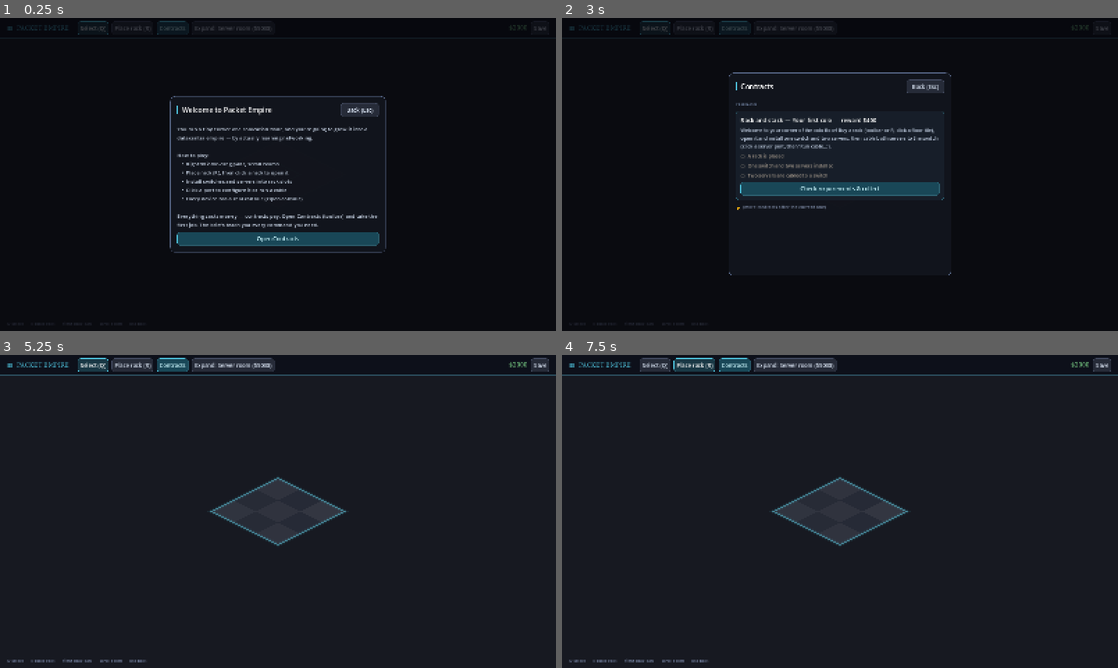
Above: before the commit, frames 1-4 (two rows, left to right).
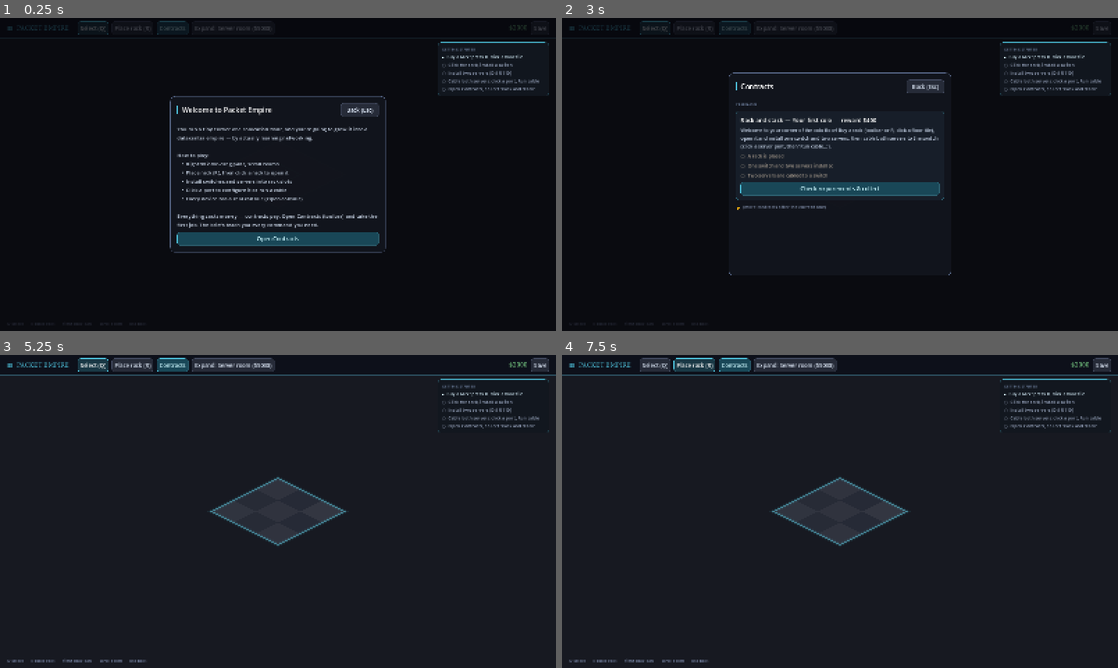
Above: after the commit, the same moments.

Repository: alukacs03/packet-empire
Game: Godot game, scene res://scenes/main.tscn
The game is run twice, just before and just after one commit, with the same random seed, the same clock (stepped at 60 frames per second) and the same inputs.
Inputs (mouse positions are in pixels of both pictures, inside the frame that each line leads up to):
- Up to frame 1 (0.25 s): no input
- Up to frame 2 (3 s): click "Select (Q)" at 0.5 s; click "Place rack (R)" at 1.25 s; click "Contracts" at 2 s; click "Open Contracts" at 2.75 s
- Up to frame 3 (5.25 s): click "Check requirements & collect" at 3.5 s; click "Expand: Server room ($5000)" at 4.25 s; click "Back (Esc)" at 5 s
- Up to frame 4 (7.5 s): click "Save" at 5.75 s; move the mouse to (962, 495) at 6.52 s; hold Up 6.53-7.25 s; tap Tab at 6.6 s; click (962, 495) at 6.67 s; tap R at 7.25 s; drag from (728, 527) to (812, 574) at 7.27 s

The runs differ from the first frame. In frame 1, 0.8% of the frame differs, in the area x 78-99%, y 7-25%; in frame 2, 0.8%; in frame 3, 0.6%; in frame 4, 0.6%.

Commit message:
Guided tutorial checklist for the first minutes
Non-modal top-right checklist tracks live state through the first
loop — buy a rack, install a switch and two servers, cable them,
collect the first contract — with the current step highlighted. It
disappears once 'Rack and stack' pays out; from there the contract
briefs carry the teaching (they include exact commands per vendor).

Closes #5

Co-Authored-By: Claude Fable 5 <noreply@anthropic.com>
Claude-Session: https://claude.ai/code/session_01EKD4BHa7oP7MbaV92exfB1

Diff:
--- a/scripts/ui.gd
+++ b/scripts/ui.gd
@@ -45,6 +45,8 @@
 var if_cable_btn: Button
 
 var welcome_overlay: Control
+var tutorial_panel: PanelContainer
+var tutorial_box: VBoxContainer
 var contracts_overlay: Control
 var contracts_box: VBoxContainer
 var vlan_section: VBoxContainer
@@ -73,6 +75,9 @@
 	_build_if_overlay()
 	_build_contracts_overlay()
 	_build_welcome()
+	_build_tutorial()
+	Game.topology_changed.connect(_refresh_tutorial)
+	Game.money_changed.connect(_refresh_tutorial)
 	Game.topology_changed.connect(_refresh_open)
 	Game.topology_changed.connect(_refresh_money)
 	Game.money_changed.connect(_refresh_money)
@@ -684,6 +689,66 @@
 	_menu(if_cable_btn, labels, func(id: int) -> void:
 		Game.connect_ifaces(cur_if, targets[id])
 		_refresh_iface())
+
+# ---------- tutorial checklist ----------
+
+func _build_tutorial() -> void:
+	tutorial_panel = PanelContainer.new()
+	tutorial_panel.theme = theme_res
+	tutorial_panel.set_anchors_preset(Control.PRESET_TOP_RIGHT)
+	tutorial_panel.position = Vector2(-340, 70)
+	tutorial_panel.custom_minimum_size = Vector2(320, 0)
+	tutorial_panel.add_theme_stylebox_override("panel", _sb(Color(0.07, 0.09, 0.12, 0.94), ACCENT * Color(1, 1, 1, 0.5), 8, 12))
+	add_child(tutorial_panel)
+	tutorial_box = VBoxContainer.new()
+	tutorial_box.add_theme_constant_override("separation", 5)
+	tutorial_panel.add_child(tutorial_box)
+	_refresh_tutorial()
+
+func _refresh_tutorial() -> void:
+	if tutorial_panel == null:
+		return
+	if "rackup" in Game.contracts_done:
+		tutorial_panel.visible = false
+		return
+	tutorial_panel.visible = true
+	for c in tutorial_box.get_children():
+		c.queue_free()
+	tutorial_box.add_child(_section("GETTING STARTED"))
+	var servers := 0
+	var cabled := 0
+	for d in Game.all_devices():
+		if d.type == "server":
+			servers += 1
+			for i: Net.Iface in d.ifaces:
+				var l := Game.link_at(i)
+				if l and l.other(i).dev.type == "switch":
+					cabled += 1
+					break
+	var switches := 0
+	for d in Game.all_devices():
+		if d.type == "switch":
+			switches += 1
+	var steps := [
+		["Buy a rack: press R, click a floor tile", Game.racks.size() >= 1],
+		["Click the rack, install a switch", switches >= 1],
+		["Install two servers (Dill R110)", servers >= 2],
+		["Cable both servers: click a port, Run cable", cabled >= 2],
+		["Open Contracts, collect 'Rack and stack'", false],
+	]
+	var next_found := false
+	for st in steps:
+		var done: bool = st[1]
+		var mark := "●" if done else "○"
+		var col := Color(0.5, 0.9, 0.6) if done else Color(0.6, 0.65, 0.75)
+		if not done and not next_found:
+			next_found = true
+			col = Color(0.85, 0.95, 1.0)
+			mark = "▸"
+		var l := _label("%s  %s" % [mark, st[0]], 13, col)
+		l.autowrap_mode = TextServer.AUTOWRAP_WORD_SMART
+		l.custom_minimum_size = Vector2(290, 0)
+		tutorial_box.add_child(l)
 
 # ---------- welcome ----------
 
